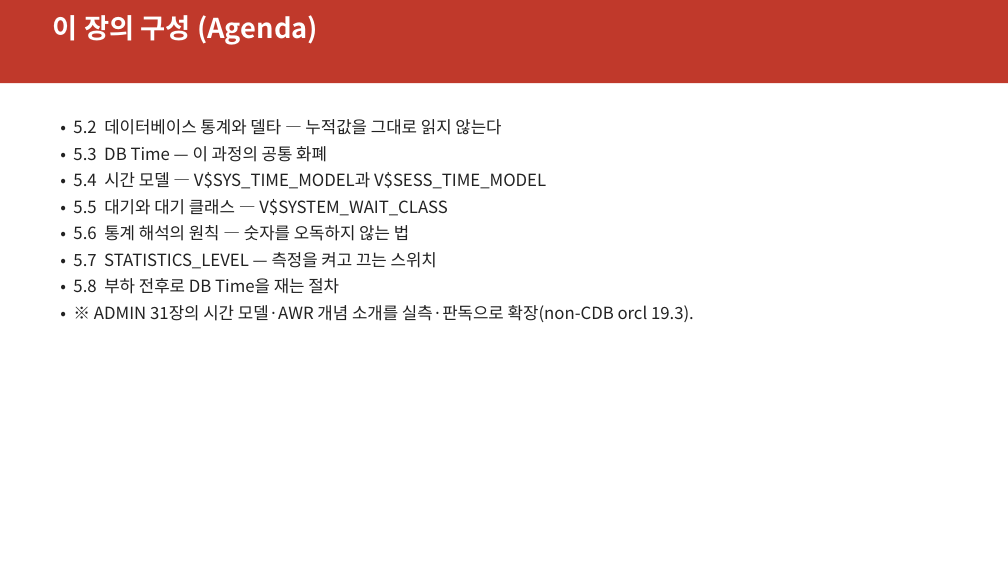
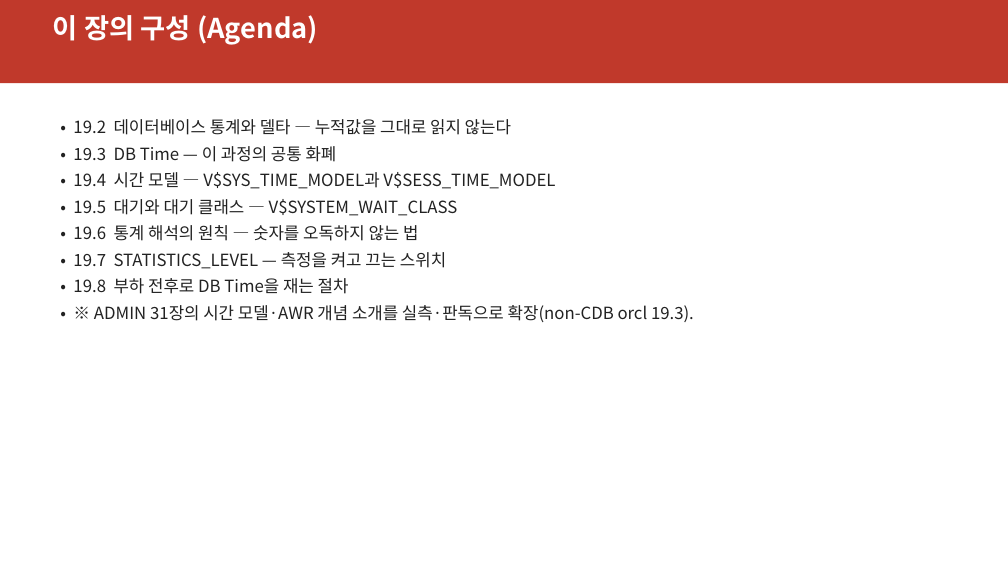
Before and after one commit to elpisk/OracleManual, a slide deck: slide 3 of DBTUNING/ch19_성능측정기준_DBTime/ch19_성능측정의기준_DBTime.pptx. Drawn at 1008x567 pixels with LibreOffice and Linux fonts; fonts in the diff are those of the drawing. Boxes give left, top, right and bottom in pixels: in the first picture for what was removed or moved away, otherwise in the second. Text is boxed around its words. In the diff, an @@ line names an element or a change of style, - is before the commit and + after.

```diff
--- a/DBTUNING/ch19_성능측정기준_DBTime/ch19_성능측정의기준_DBTime.pptx
+++ b/DBTUNING/ch19_성능측정기준_DBTime/ch19_성능측정의기준_DBTime.pptx
@@ text at <box>73,119,555,294</box>: text changed @@
-• 5.2 데이터베이스 통계와 델타 — 누적값을 그대로 읽지 않는다
-• 5.3 DB Time — 이 과정의 공통 화폐
-• 5.4 시간 모델 — V$SYS_TIME_MODEL과 V$SESS_TIME_MODEL
-• 5.5 대기와 대기 클래스 — V$SYSTEM_WAIT_CLASS
-• 5.6 통계 해석의 원칙 — 숫자를 오독하지 않는 법
-• 5.7 STATISTICS_LEVEL — 측정을 켜고 끄는 스위치
-• 5.8 부하 전후로 DB Time을 재는 절차
+• 19.2 데이터베이스 통계와 델타 — 누적값을 그대로 읽지 않는다
+• 19.3 DB Time — 이 과정의 공통 화폐
+• 19.4 시간 모델 — V$SYS_TIME_MODEL과 V$SESS_TIME_MODEL
+• 19.5 대기와 대기 클래스 — V$SYSTEM_WAIT_CLASS
+• 19.6 통계 해석의 원칙 — 숫자를 오독하지 않는 법
+• 19.7 STATISTICS_LEVEL — 측정을 켜고 끄는 스위치
+• 19.8 부하 전후로 DB Time을 재는 절차
```
Also in this commit, not shown: 7 other slides changed, 39 other files.
